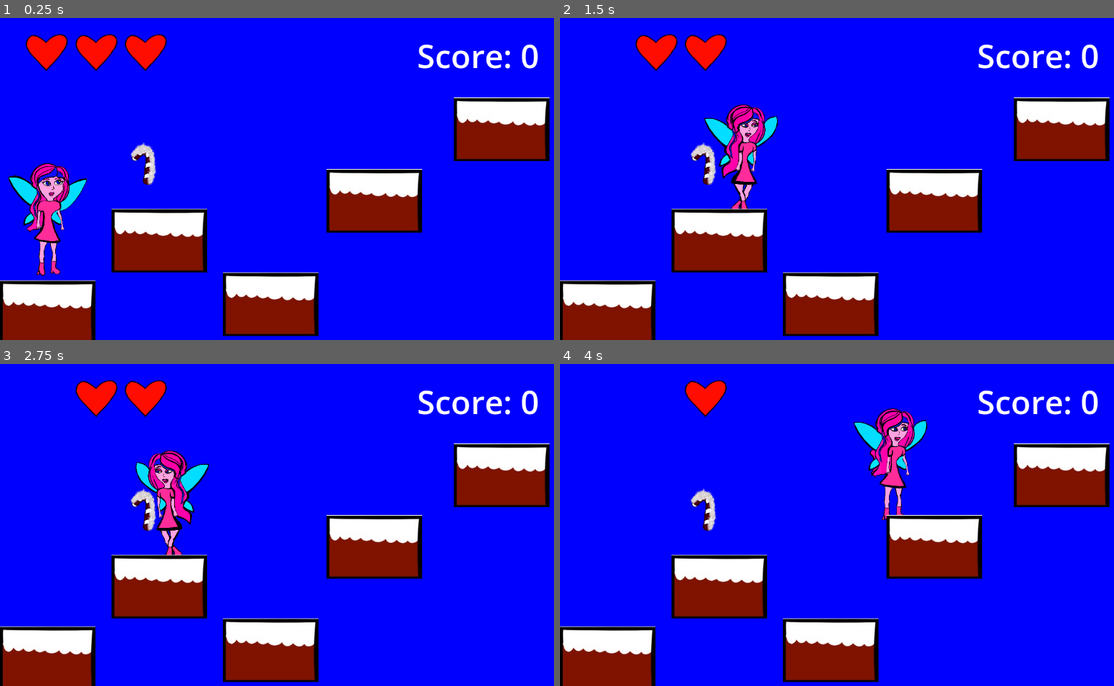
Above: before the commit, frames 1-4 (two rows, left to right).
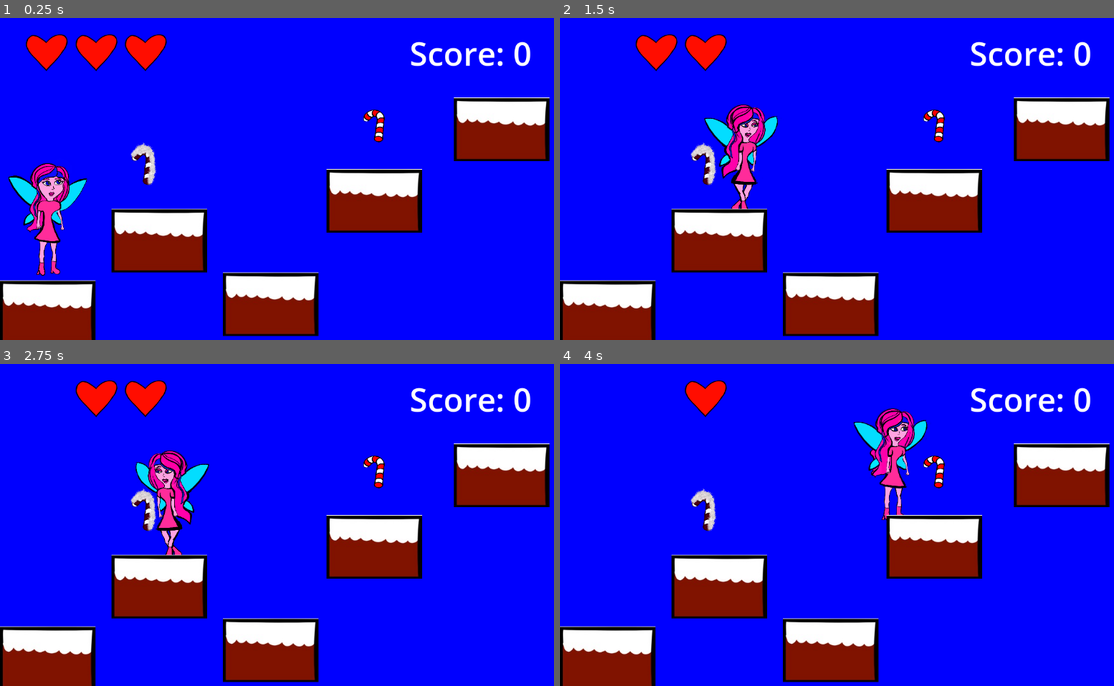
Above: after the commit, the same moments.

Repository: mhorowitz9/MiriCapstoneGameVideoGameDesign
Game: Godot game, scene res://mainscene.tscn
Two runs of this game, one before a commit and one after it. Both use one fixed random seed, a clock stepped at 60 frames per second and the inputs below.
Inputs:
- Up to frame 1 (0.25 s): no input
- Up to frame 2 (1.5 s): tap Enter (ui_accept) at 0.5, 0.77 s; hold Right (ui_right) from 0.53 s (still down)
- Up to frame 3 (2.75 s): tap Enter (ui_accept) at 1.52 s; release Right (ui_right) at 2.03 s; hold Left (ui_left) from 2.03 s (still down)
- Up to frame 4 (4 s): release Left (ui_left) at 2.78 s; hold Right (ui_right) from 2.78 s (still down); tap Enter (ui_accept) at 3.02, 3.77 s

The runs differ from the first frame. In frame 1, 1.2% of the frame differs, in the area x 65-98%, y 7-39%; in frame 2, 1.2%; in frame 3, 1.2%; in frame 4, 1.2%.

Commit message:
updated score

Diff:
--- a/miricapstonegamevideogamedesign/Goodcandycane.tscn
+++ b/miricapstonegamevideogamedesign/Goodcandycane.tscn
@@ -19,3 +19,6 @@
 [node name="CollisionShape2D" type="CollisionShape2D" parent="goodcandycane"]
 position = Vector2(103, 132.25)
 shape = SubResource("RectangleShape2D_ax1yi")
+
+[connection signal="body_entered" from="goodcandycane" to="goodcandycane" method="_on_body_entered"]
+[connection signal="player_collided" from="goodcandycane" to="goodcandycane" method="_on_player_collided"]
--- a/miricapstonegamevideogamedesign/goodcandycane.gd
+++ b/miricapstonegamevideogamedesign/goodcandycane.gd
@@ -3,10 +3,14 @@
 # Signal for when the player collides with the GoodCandyCane
 signal player_collided
 
-# Called when another body enters the area (player collects the GoodCandyCane)
+# Called when another body enters the area (player hits the GoodCandyCane)
 func _on_body_entered(body: Node) -> void:
 	if body.is_in_group("fairy"):  # Assuming the player is in the "fairy" group
 		print("Player collided with GoodCandyCane!")
 		body.add_points(1)  # Add a point to the player
 		queue_free()  # Remove the GoodCandyCane from the scene after collecting it
-		emit_signal("player_collided")  # Optional: Emit the signal if you need it elsewhere
+		emit_signal("player_collided")  # Emit the signal (optional, if needed elsewhere)
+
+
+func _on_player_collided() -> void:
+	pass # Replace with function body.
--- a/miricapstonegamevideogamedesign/mainscene.tscn
+++ b/miricapstonegamevideogamedesign/mainscene.tscn
@@ -1,8 +1,9 @@
-[gd_scene load_steps=10 format=4 uid="uid://ldslv224hcv2"]
+[gd_scene load_steps=11 format=4 uid="uid://ldslv224hcv2"]
 
 [ext_resource type="Texture2D" uid="uid://df15b7ovmap7v" path="res://assests/tilemaps1.jpeg" id="1_abn4t"]
 [ext_resource type="Texture2D" uid="uid://bnpusxtnr00e1" path="res://assests/heart.png" id="1_f5qi4"]
 [ext_resource type="PackedScene" uid="uid://bdxq5b023xuvg" path="res://fairy.tscn" id="2_a6jen"]
+[ext_resource type="PackedScene" uid="uid://dl6gsyy246q6d" path="res://Goodcandycane.tscn" id="3_67rqa"]
 [ext_resource type="PackedScene" uid="uid://bsj23u763wqka" path="res://Spikycandycane.tscn" id="5_qqwi1"]
 
 [sub_resource type="RectangleShape2D" id="RectangleShape2D_7vsn8"]
@@ -1064,10 +1065,10 @@
 anchor_top = 0.065
 anchor_right = 0.756
 anchor_bottom = 0.065
-offset_left = -32.912
-offset_top = -11.12
-offset_right = 467.088
-offset_bottom = 53.88
+offset_left = -47.912
+offset_top = -16.12
+offset_right = 452.088
+offset_bottom = 73.88
 theme_override_font_sizes/font_size = 65
 text = "Score: 0"
 
@@ -1095,6 +1096,9 @@
 texture = ExtResource("1_f5qi4")
 expand_mode = 1
 
+[node name="Goodcandycane" parent="fairy/CanvasLayer" instance=ExtResource("3_67rqa")]
+position = Vector2(651, 86)
+
 [node name="Spikycandycane" parent="." instance=ExtResource("5_qqwi1")]
 position = Vector2(-36, 106)
 
